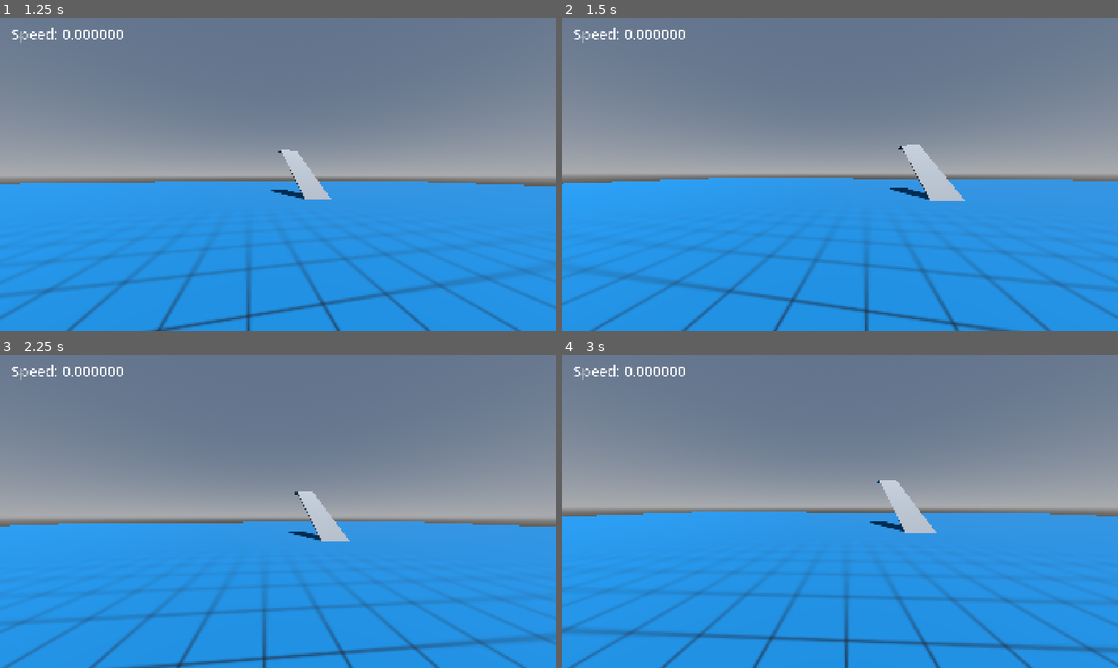
Above: before the commit, frames 1-4 (two rows, left to right).
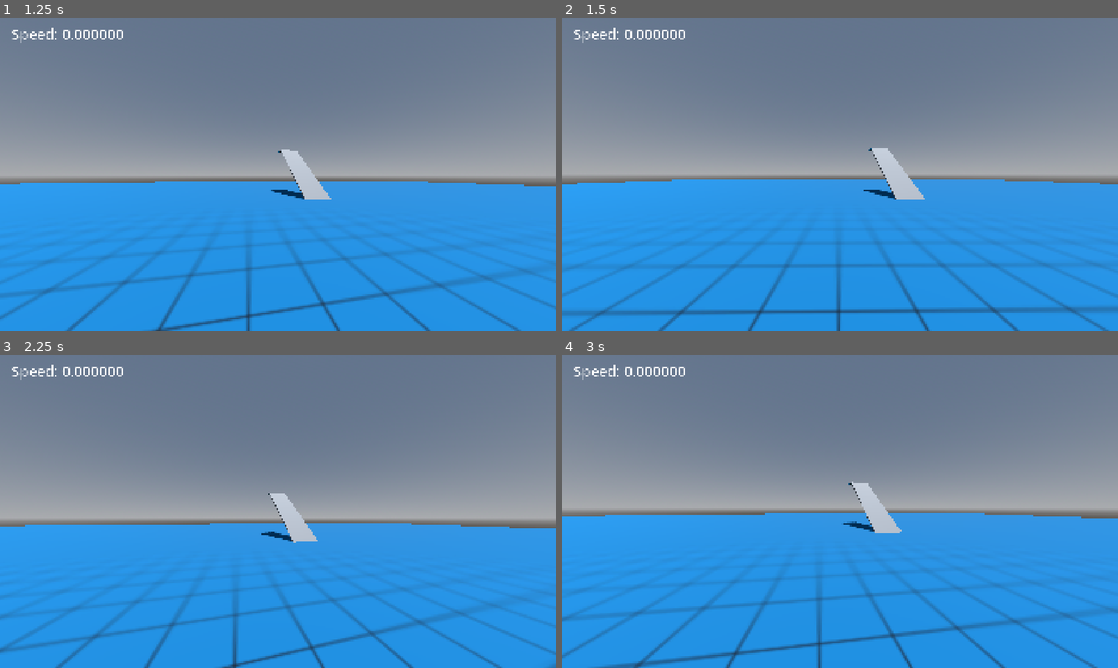
Above: after the commit, the same moments.

Repository: BilgiPasa/3d-first-person-movement-3
Game: Godot game, scene res://Scenes/main_scene.tscn
The game is run twice, just before and just after one commit, with the same random seed, the same clock (stepped at 60 frames per second) and the same inputs.
Inputs (mouse positions are in pixels of both pictures, inside the frame that each line leads up to):
- Up to frame 1 (1.25 s): tap Enter at 0.5 s; move the mouse to (305, 174) at 0.52 s; hold W (move_forward) from 0.53 s (still down); hold C (camera_zoom) from 0.53 s (still down); tap Space (jump) at 0.77 s
- Up to frame 2 (1.5 s): keep holding W (move_forward); tap Space (jump) at 1.25 s; move the mouse to (812, 174) at 1.27 s; release C (camera_zoom) at 1.28 s; tap C (camera_zoom) at 1.35 s
- Up to frame 3 (2.25 s): keep holding W (move_forward); tap Space (jump) at 1.52 s; tap Enter at 2 s; move the mouse to (289, 505) at 2.02 s; hold Shift (crouch) from 2.03 s (still down)
- Up to frame 4 (3 s): keep holding W (move_forward); tap C (camera_zoom) at 2.3 s; tap Space (jump) at 2.75 s; move the mouse to (834, 517) at 2.77 s; release Shift (crouch) at 2.78 s; tap R (run) at 2.85 s

Frame 1 is identical in both runs. In frame 2, 8.9% of the frame differs, in the area x 0-100%, y 40-100%; in frame 3, 7.9%; in frame 4, 9.2%.

Commit message:
Minor update in player script and player_and_camera script

Diff:
--- a/Scripts/player.gd
+++ b/Scripts/player.gd
@@ -63,6 +63,7 @@
 	bump_area.position.z = -(PLAYER_RADIUS / 2)
 	bump_area_box_shape.size = BUMP_AREA_BOX_SIZE
 
+# * Get inputs
 func _process(_delta: float) -> void:
 	# move_vector's X is X in 3D, Y is -Z in 3D. Also, it is normalized.
 	move_vector = Vector2(Input.get_axis("move_left", "move_right"), Input.get_axis("move_back", "move_forward")).normalized()
@@ -73,6 +74,9 @@
 	jump_input = Input.is_action_pressed("jump")
 
 func _physics_process(delta: float) -> void:
+	assign_current_speed()
+
+func assign_current_speed() -> void:
 	if crouch_input:
 		current_speed = CROUCH_SPEED
 	elif run_input:
--- a/Scripts/player_and_camera.gd
+++ b/Scripts/player_and_camera.gd
@@ -13,8 +13,11 @@
 
 # Camera Zoom
 var normal_fov: int = 90
+var sprint_fov: int
+var zoom_fov: int
+var zoom_sprint_fov: int
 var current_fov: int
-var camera_zoom_input: bool
+var zoom_input: bool
 
 # @export Variables
 @export var player: Player
@@ -34,23 +37,26 @@
 		x_rot_deg -= event.relative.y * mouse_sensitivity * current_cam_rot_mult * 0.001
 		x_rot_deg = clamp(x_rot_deg, -90, 90)
 
-		# For testing
-		#print(camera_holder.rotation_degrees)
-		#print(player.rotation_degrees)
+func _process(_delta: float) -> void:
+	camera_position_and_rotation()
+	fov_change()
 
-func _process(_delta: float) -> void:
-	# * Get camera_zoom input
-	camera_zoom_input = Input.is_action_pressed("camera_zoom")
+func camera_position_and_rotation() -> void:
+	camera_holder.position = camera_position.position # Move camera holder to camera position
+	camera_holder.rotation_degrees = Vector3(x_rot_deg, y_rot_deg, 0) # Rotate camera holder
+	player.rotation_degrees = Vector3(0, y_rot_deg, 0) # Rotate player
 
-	# * Move camera holder to camera position
-	camera_holder.position = camera_position.position
+func fov_change() -> void:
+	zoom_input = Input.is_action_pressed("camera_zoom") # Get camera_zoom input
 
-	# * Handle camera rotation
-	camera_holder.rotation_degrees = Vector3(x_rot_deg, y_rot_deg, 0)
-	player.rotation_degrees = Vector3(0, y_rot_deg, 0)
+	if !zoom_input:
+		current_cam_rot_mult = NORMAL_CAM_ROT_MULT
+		# TODO: Add more code
+	else:
+		current_cam_rot_mult = ZOOMED_CAM_ROT_MULT
+		# TODO: Add more code
 
-	# * Assign camera FOV
-	camera.fov = current_fov
+	camera.fov = current_fov # Assign camera FOV
 
 func get_player_speed() -> float:
 	return sqrt(pow(player.linear_velocity.x, 2) + pow(player.linear_velocity.z, 2))
